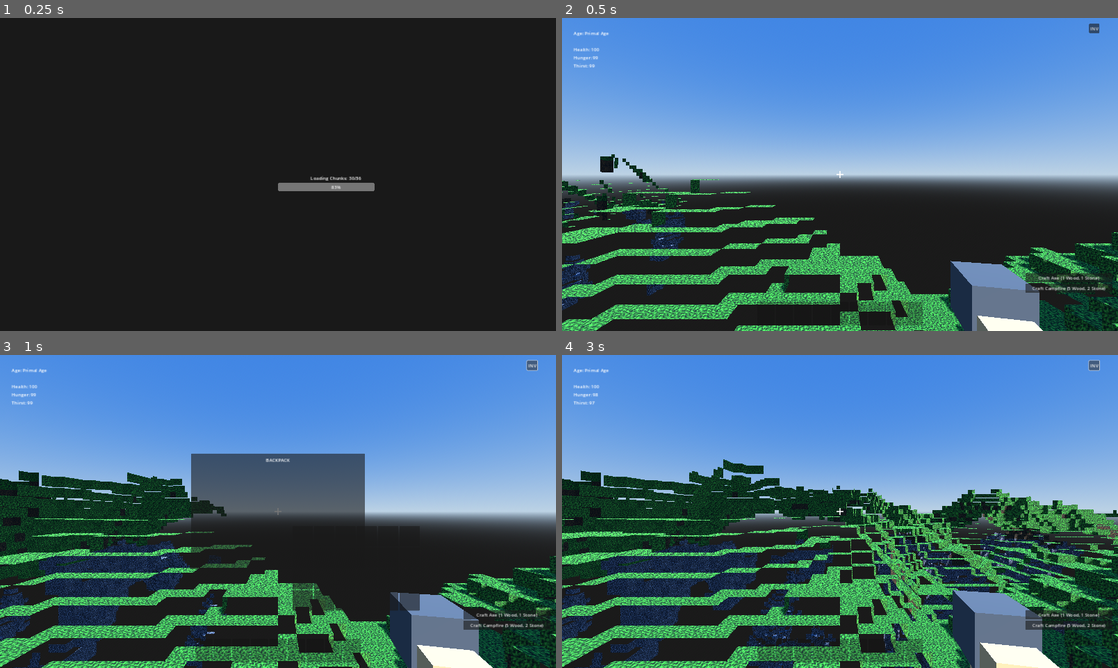
Above: before the commit, frames 1-4 (two rows, left to right).
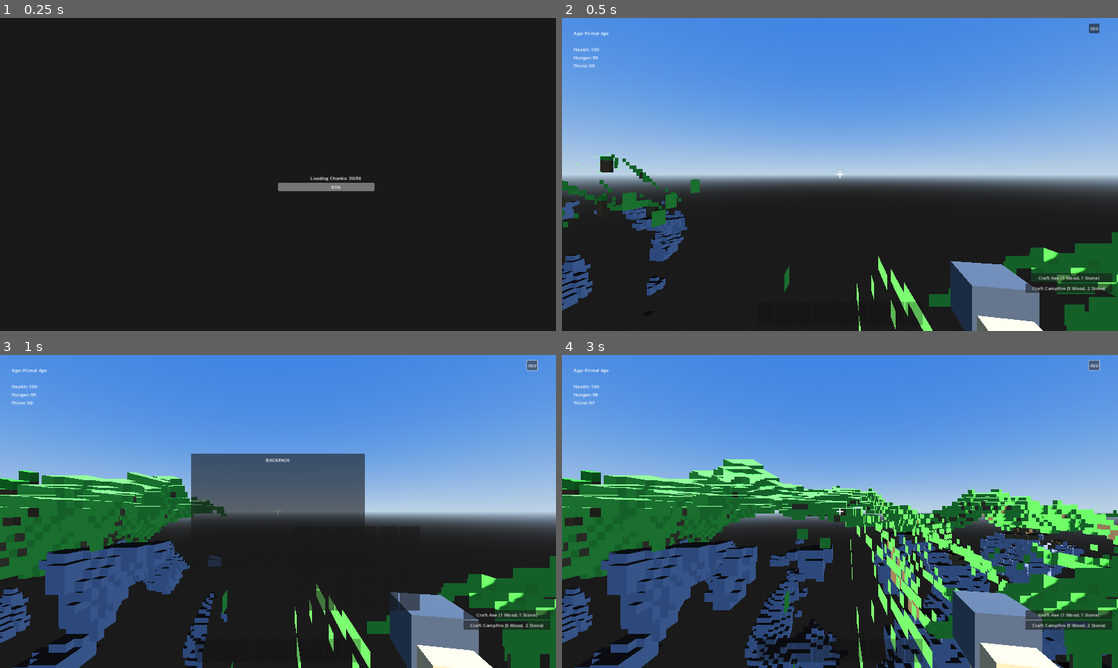
Above: after the commit, the same moments.

Repository: rizwanrizz78/agebound
Game: Godot game, scene res://scenes/Main.tscn
Two runs of this game, one before a commit and one after it. Both use one fixed random seed, a clock stepped at 60 frames per second and the inputs below.
Inputs:
- Up to frame 1 (0.25 s): no input
- Up to frame 2 (0.5 s): no input
- Up to frame 3 (1 s): click "INV" at 0.5 s
- Up to frame 4 (3 s): click "Craft Axe (1 Wood, 1 Stone)" at 1.25 s; click "Craft Campfire (5 Wood, 2 Sto…" at 2 s; click "INV" at 2.75 s

Frame 1 is identical in both runs. In frame 2, 15% of the frame differs, in the area x 0-100%, y 43-100%; in frame 3, 25%; in frame 4, 40%, in the area x 0-100%, y 33-100%.
Error in both runs: Cannot call method 'has_method' on a previously freed instance. (res://scripts/Main.gd:34)

Commit message:
Fix VoxelChunk mesh generation winding order and remove noise texture
- Corrected the vertex winding order for Top and Bottom faces in `VoxelChunk.gd` to ensure normals point correctly (Up/Down) instead of being inverted. This fixes the "x-ray" rendering issue where the ground surface was invisible from above.
- Removed the procedural `NoiseTexture2D` generation and assignment from `VoxelChunk.gd` to eliminate visual artifacts ("blue static") and improve performance on mobile devices. Blocks now use clean vertex colors.

Co-authored-by: rizwanrizz78 <177443404+rizwanrizz78@users.noreply.github.com>

Diff:
--- a/scripts/world/VoxelChunk.gd
+++ b/scripts/world/VoxelChunk.gd
@@ -26,28 +26,10 @@
 	var st = SurfaceTool.new()
 	st.begin(Mesh.PRIMITIVE_TRIANGLES)
 
-	# Using a basic material with vertex colors AND procedural noise texture
+	# Using a basic material with vertex colors
 	var material = StandardMaterial3D.new()
 	material.vertex_color_use_as_albedo = true
 	material.roughness = 1.0
-
-	# Create detail noise texture programmatically
-	var noise = FastNoiseLite.new()
-	noise.seed = 1234
-	noise.frequency = 0.1
-	var noise_tex = NoiseTexture2D.new()
-	noise_tex.noise = noise
-	noise_tex.width = 64
-	noise_tex.height = 64
-	noise_tex.seamless = true
-
-	# We rely on Godot to generate this texture (async usually),
-	# but NoiseTexture2D might not be ready instantly?
-	# Better to use a static or global material to avoid recreating noise per chunk.
-	# But for prototype, we can use simple UVs with a 1x1 white texture tint or just vertex colors.
-	# Actually, adding a detail texture adds "texture" feel.
-	material.albedo_texture = noise_tex
-	material.texture_filter = BaseMaterial3D.TEXTURE_FILTER_NEAREST
 
 	mesh_instance.material_override = material
 
@@ -121,10 +103,10 @@
 	# Check neighbors (simple check against noise function)
 	# Top
 	if get_block_type(global_pos + Vector3i(0, 1, 0)) == BlockData.Type.AIR:
-		add_face(st, Vector3(x, y+1, z), Vector3(x+1, y+1, z), Vector3(x+1, y+1, z+1), Vector3(x, y+1, z+1), Vector3.UP)
+		add_face(st, Vector3(x, y+1, z+1), Vector3(x+1, y+1, z+1), Vector3(x+1, y+1, z), Vector3(x, y+1, z), Vector3.UP)
 	# Bottom
 	if get_block_type(global_pos + Vector3i(0, -1, 0)) == BlockData.Type.AIR:
-		add_face(st, Vector3(x, y, z+1), Vector3(x+1, y, z+1), Vector3(x+1, y, z), Vector3(x, y, z), Vector3.DOWN)
+		add_face(st, Vector3(x, y, z), Vector3(x+1, y, z), Vector3(x+1, y, z+1), Vector3(x, y, z+1), Vector3.DOWN)
 	# Left
 	if get_block_type(global_pos + Vector3i(-1, 0, 0)) == BlockData.Type.AIR:
 		add_face(st, Vector3(x, y, z), Vector3(x, y, z+1), Vector3(x, y+1, z+1), Vector3(x, y+1, z), Vector3.LEFT)
